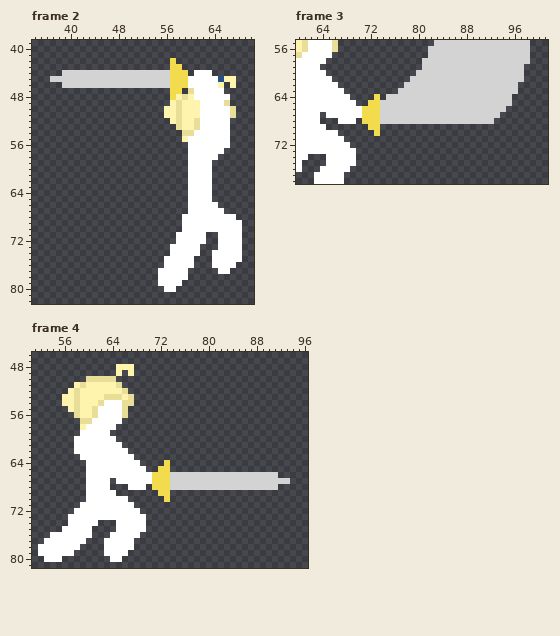
Two states of a pixel-art file, AsepriteStuff/AttacksAndSkills/Heavy.aseprite. The picture above was drawn from the file before the commit.
128x128 pixels, 4 frames. Shown: frame 2: x 34..70, y 39..82; frame 3: x 60..101, y 55..78; frame 4: x 51..96, y 46..81.
The same view after the edit:
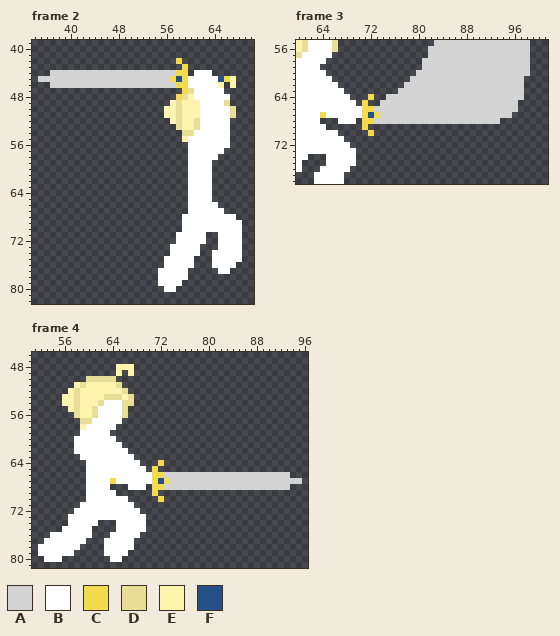
Palette (. is transparent): A #d3d3d3  B #ffffff  C #f2dc4d  D #e9de98  E #fff4ae  F #265088
Changes in this commit:
Frame 2, layer "Weapon":
The author put colour A in row 44 at x 37 to 38; in row 45 at x 35 to 36; in row 46 at x 37 to 38.
Colour C becomes colour A in row 44 at x 57; in row 46 at x 57.
The author put colour C in row 42 at x 58; in row 43 at x 59; in row 47 at x 59.
Colour E becomes colour C in row 45 at x 66; in row 48 at x 58.
Colour C becomes colour F in row 45 at x 58.
The edit erases colour C in row 42 at x 57; in row 43 at x 57 to 58; in row 47 at x 57 to 58; in row 48 at x 57.
Frame 3, layer "Weapon":
The author put colour A in rows 59 to 60 at x 98; in rows 62 to 63 at x 97; in row 64 at x 96 to 97; in row 65 at x 96; in row 66 at x 95 to 96; in row 67 at x 94 to 95.
The author put colour A in row 68 at x 93.
Colour C becomes colour A in row 66 at x 73; in row 68 at x 73.
The author put colour C in row 64 at x 72; in row 65 at x 71; in row 67 at x 64; in row 69 at x 71; in row 70 at x 72.
Colour C becomes colour F in row 67 at x 72.
The edit erases colour C in row 64 at x 73; in row 65 at x 72 to 73; in row 69 at x 72 to 73; in row 70 at x 73.
Frame 4, layer "Weapon":
The author put colour A in row 66 at x 92 to 93; in row 67 at x 94 to 95; in row 68 at x 92 to 93.
Colour C becomes colour A in row 66 at x 73; in row 68 at x 73.
The author put colour C in row 64 at x 72; in row 65 at x 71; in row 67 at x 64; in row 69 at x 71; in row 70 at x 72.
Colour C becomes colour F in row 67 at x 72.
The edit erases colour C in row 64 at x 73; in row 65 at x 72 to 73; in row 69 at x 72 to 73; in row 70 at x 73.
